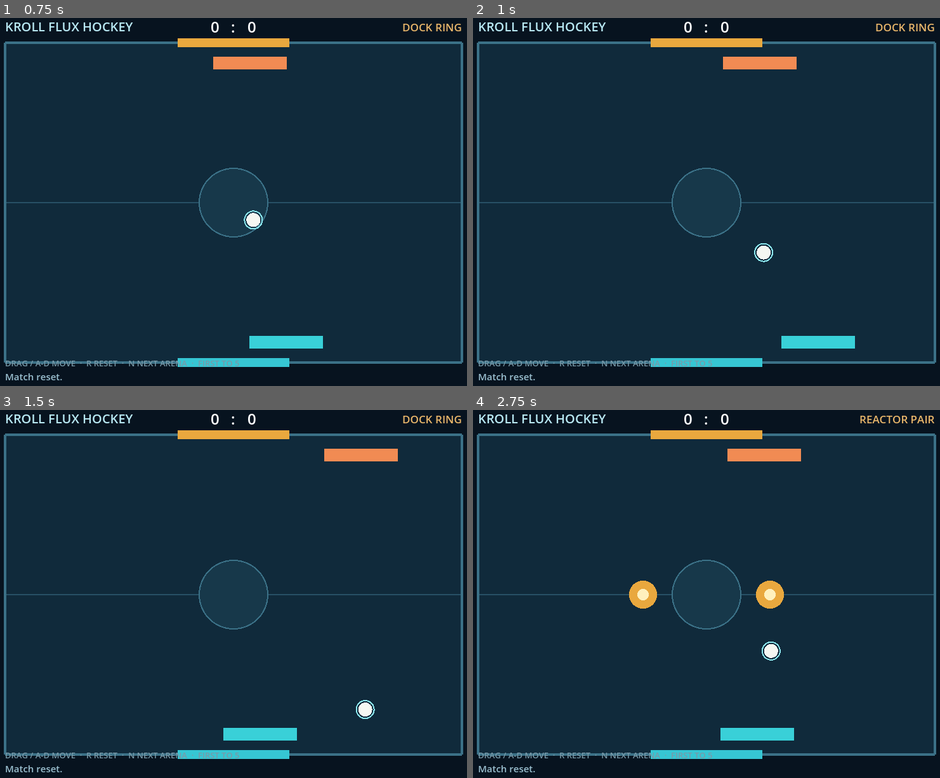
Above: before the commit, frames 1-4 (two rows, left to right).
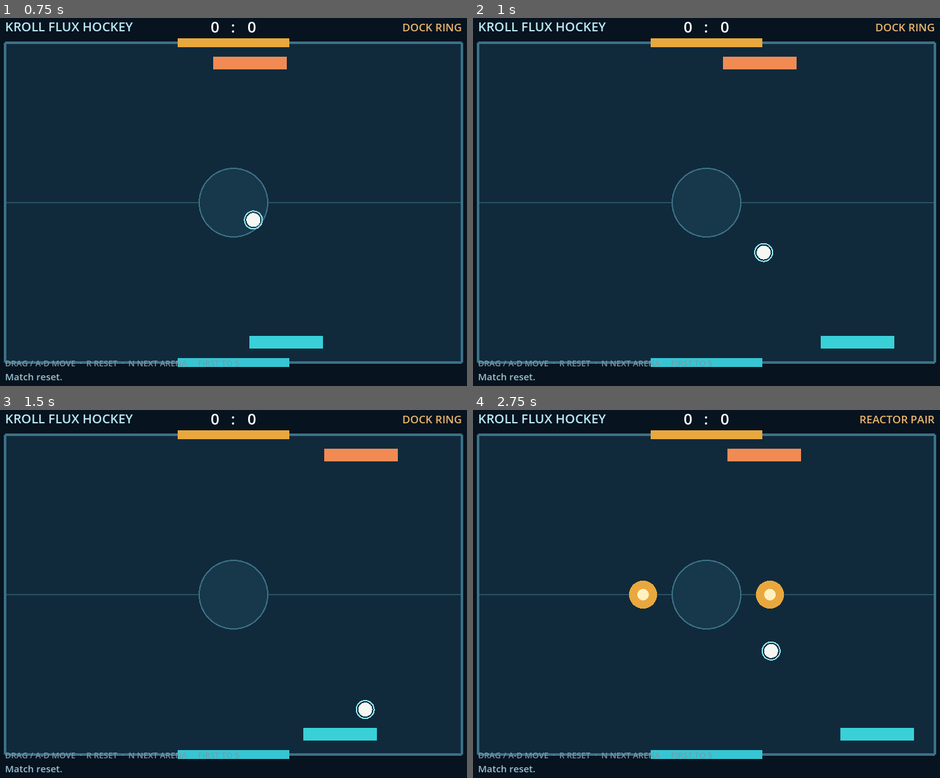
Above: after the commit, the same moments.

Repository: qaqp980520-prog/2126-Survival
Game: Godot game, scene res://main.tscn
Same seed, same stepped clock (60 frames per second), same inputs: the game is played once before the commit and once after it.
Inputs (mouse positions are in pixels of both pictures, inside the frame that each line leads up to):
- Up to frame 1 (0.75 s): tap Enter at 0.5 s; move the mouse to (345, 183) at 0.52 s; hold D from 0.53 s (still down); tap R at 0.6 s; click (345, 183) at 0.67 s
- Up to frame 2 (1 s): keep holding D
- Up to frame 3 (1.5 s): release D at 1.25 s; drag from (130, 612) to (210, 671) at 1.27 s
- Up to frame 4 (2.75 s): move the mouse to (757, 509) at 2.02 s; hold D from 2.03 s (still down); tap N at 2.1 s; tap R at 2.3 s

Frame 1 is identical in both runs. In frame 2, 0.6% of the frame differs, in the area x 66-91%, y 86-90%; in frame 3, 1.1%, in the area x 47-81%, y 86-90%; in frame 4, 1.1%.

Commit message:
Allow keyboard control after mouse or touch input

Diff:
--- a/daily_games/KROLL_Flux_Hockey/main.gd
+++ b/daily_games/KROLL_Flux_Hockey/main.gd
@@ -15,15 +15,16 @@
 	if game_state.is_empty() or str(game_state.get("winner", "")) != "":
 		return
 	var target_x: float = float(game_state.get("player_x", Rules.CENTER_X))
-	if _pointer_active:
+	var axis: float = 0.0
+	if Input.is_key_pressed(KEY_A) or Input.is_key_pressed(KEY_LEFT):
+		axis -= 1.0
+	if Input.is_key_pressed(KEY_D) or Input.is_key_pressed(KEY_RIGHT):
+		axis += 1.0
+	if axis != 0.0:
+		_pointer_active = false
+		target_x += axis * Rules.PLAYER_SPEED * delta
+	elif _pointer_active:
 		target_x = _pointer_target_x
-	else:
-		var axis: float = 0.0
-		if Input.is_key_pressed(KEY_A) or Input.is_key_pressed(KEY_LEFT):
-			axis -= 1.0
-		if Input.is_key_pressed(KEY_D) or Input.is_key_pressed(KEY_RIGHT):
-			axis += 1.0
-		target_x += axis * Rules.PLAYER_SPEED * delta
 	var old_player_score: int = int(game_state.get("player_score", 0))
 	var old_ai_score: int = int(game_state.get("ai_score", 0))
 	game_state = Rules.step(game_state, target_x, delta)
